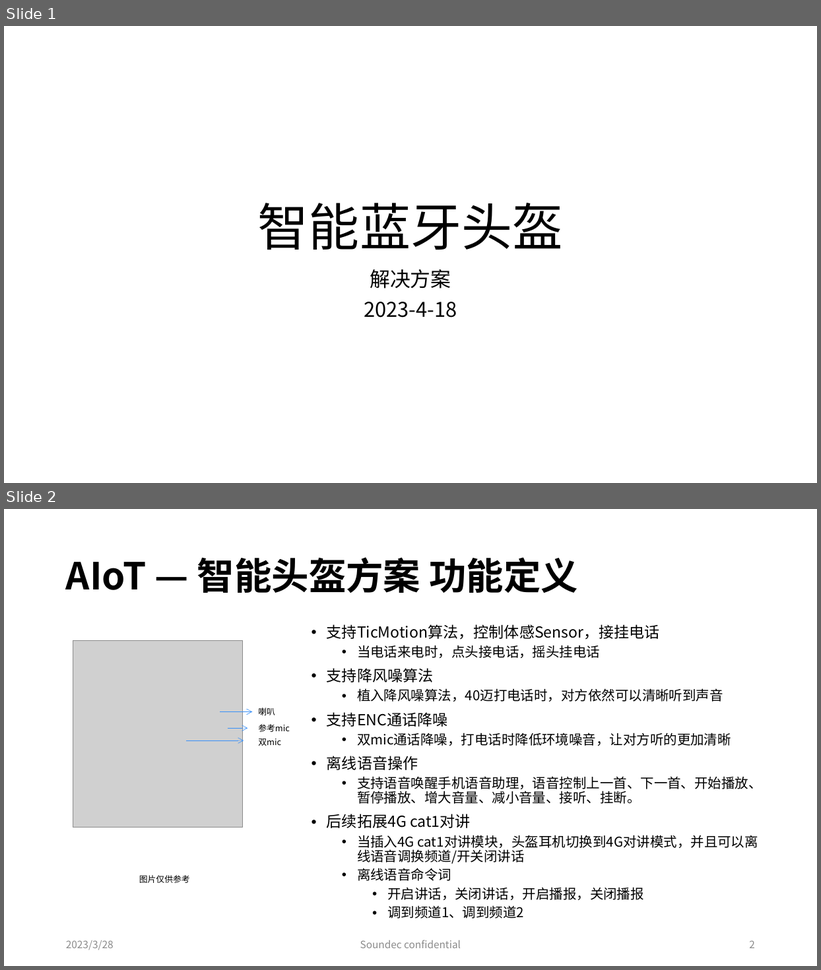
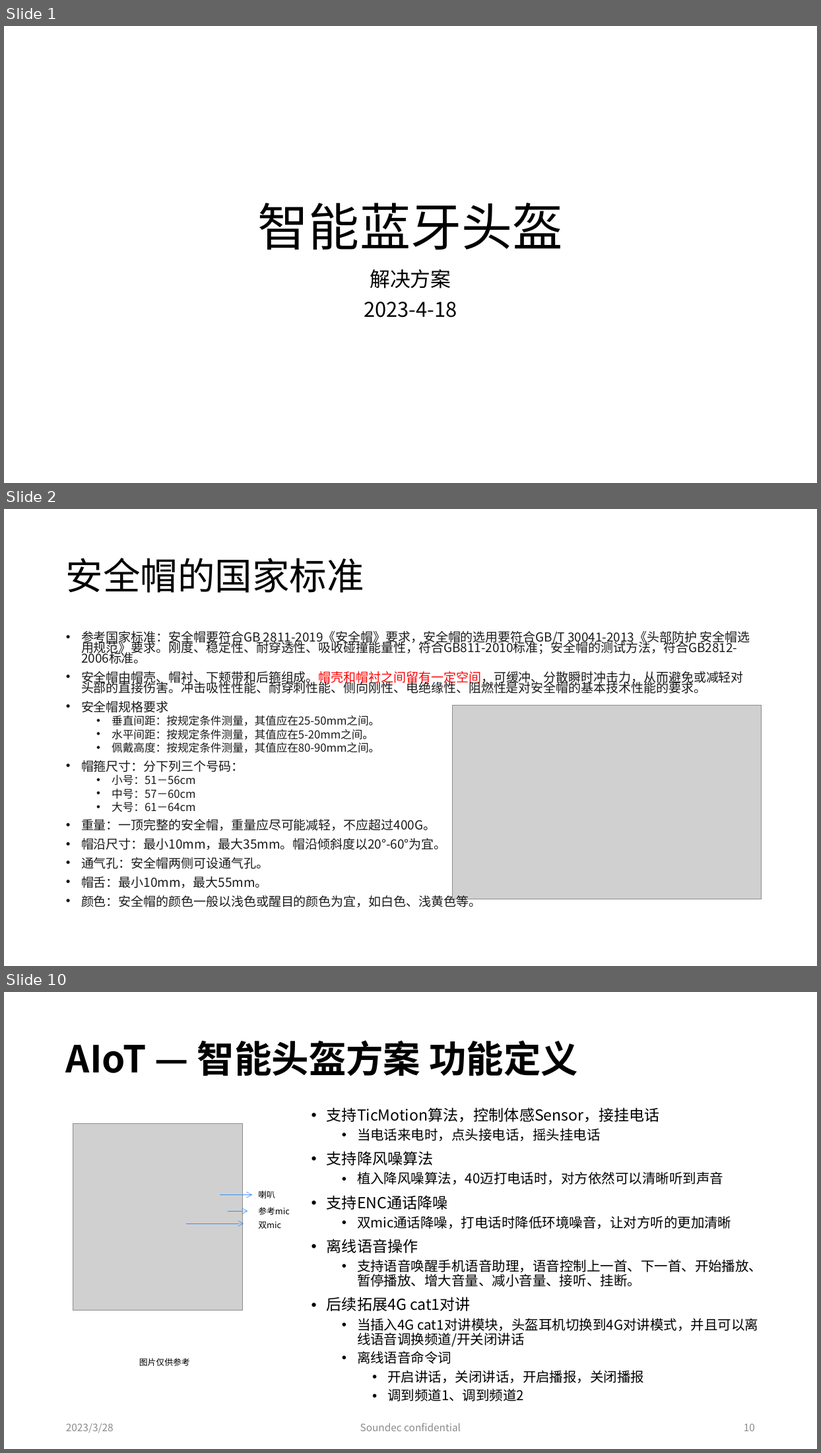
Before and after one commit to rosabai666/soundec, a slide deck: 2023/02产品/SNC8x/02)Soundec产品线/00)AIoT/04)落地方案/02)骑行头盔/智能头盔解决方案.pptx. Shown one above the other, each under a label of ours: slides 1 and 2 before the commit, slides 1, 2 and 10 after it; the slides between them are not shown. The pictures are 821x970 and 821x1453 pixels, drawn with LibreOffice and Linux fonts; fonts in the diff are those of the drawing; grey boxes stand for pictures. Boxes give left, top, right and bottom in pixels: in the first picture for what was removed or moved away, otherwise in the second. Text is boxed around its words. In the diff, an @@ line names an element or a change of style, - is before the commit and + after.

```diff
--- a/2023/02产品/SNC8x/02)Soundec产品线/00)AIoT/04)落地方案/02)骑行头盔/智能头盔解决方案.pptx
+++ b/2023/02产品/SNC8x/02)Soundec产品线/00)AIoT/04)落地方案/02)骑行头盔/智能头盔解决方案.pptx
@@ slide 2 added at [4, 509, 817, 966], background #FFFFFF @@
@@ title added at [66, 558, 364, 593], 44 pt, text #000000 @@
+安全帽的国家标准
@@ text added at [81, 631, 750, 908], 14.8 pt, text #191919 @@
+• 参考国家标准：安全帽要符合GB 2811-2019《安全帽》要求，安全帽的选用要符合GB/T 30041-2013《头部防护 安全帽选用规范》要求。刚度、稳定性、耐穿透性、吸收碰撞能量性，符合GB811-2010标准；安全帽的测试方法，符合GB2812-2006标准。
+• 安全帽由帽壳、帽衬、下颊带和后箍组成。帽壳和帽衬之间留有一定空间，可缓冲、分散瞬时冲击力，从而避免或减轻对头部的直接伤害。冲击吸性性能、耐穿刺性能、侧向刚性、电绝缘性、阻燃性是对安全帽的基本技术性能的要求。
+• 安全帽规格要求
+  • 垂直间距：按规定条件测量，其值应在25-50mm之间。
+  • 水平间距：按规定条件测量，其值应在5-20mm之间。
+  • 佩戴高度：按规定条件测量，其值应在80-90mm之间。
+• 帽箍尺寸：分下列三个号码：
+  • 小号：51－56cm
+  • 中号：57－60cm
+  • 大号：61－64cm
+• 重量：一顶完整的安全帽，重量应尽可能减轻，不应超过400G。
+• 帽沿尺寸：最小10mm，最大35mm。帽沿倾斜度以20°-60°为宜。
+• 通气孔：安全帽两侧可设通气孔。
+• 帽舌：最小10mm，最大55mm。
+• 颜色：安全帽的颜色一般以浅色或醒目的颜色为宜，如白色、浅黄色等。
@@ picture added at [452, 706, 761, 900] @@
@@ what was slide 2 is now slide 10 @@
@@ page number at [744, 1424, 755, 1432]: text changed @@
-2
+10
```
Also in this commit, not shown: 8 other slides added, 4 other files.
